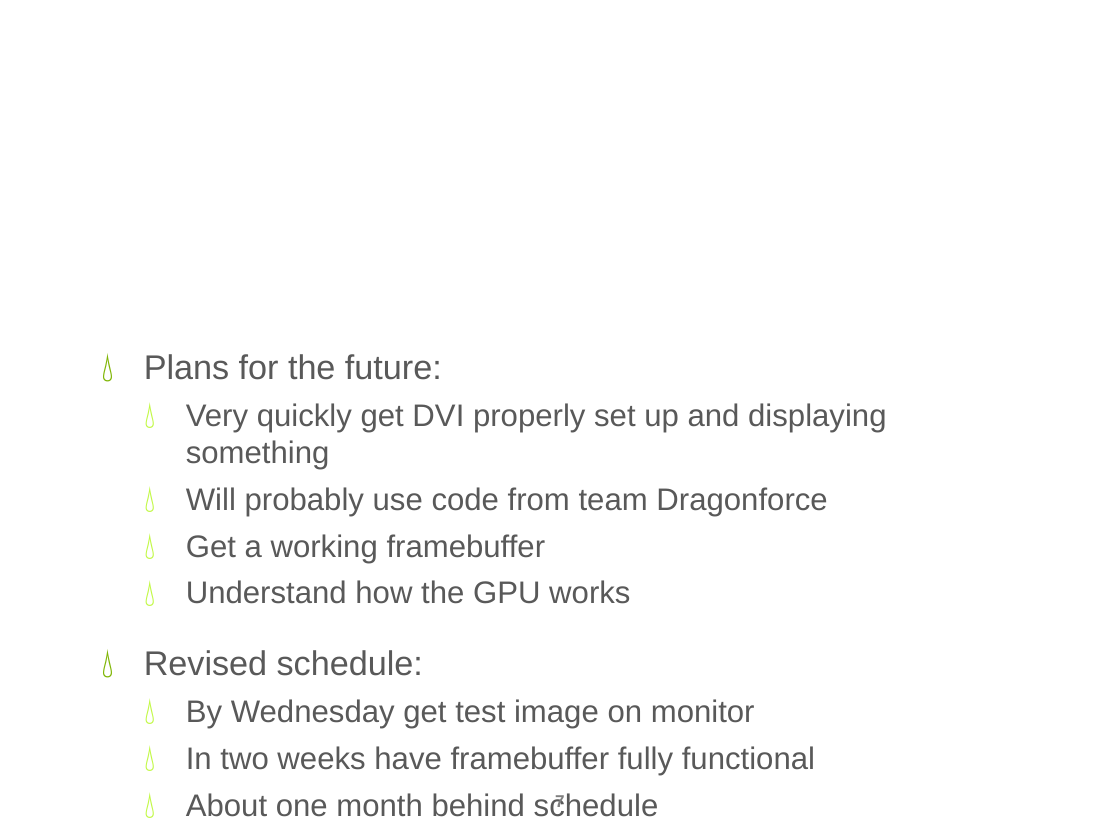
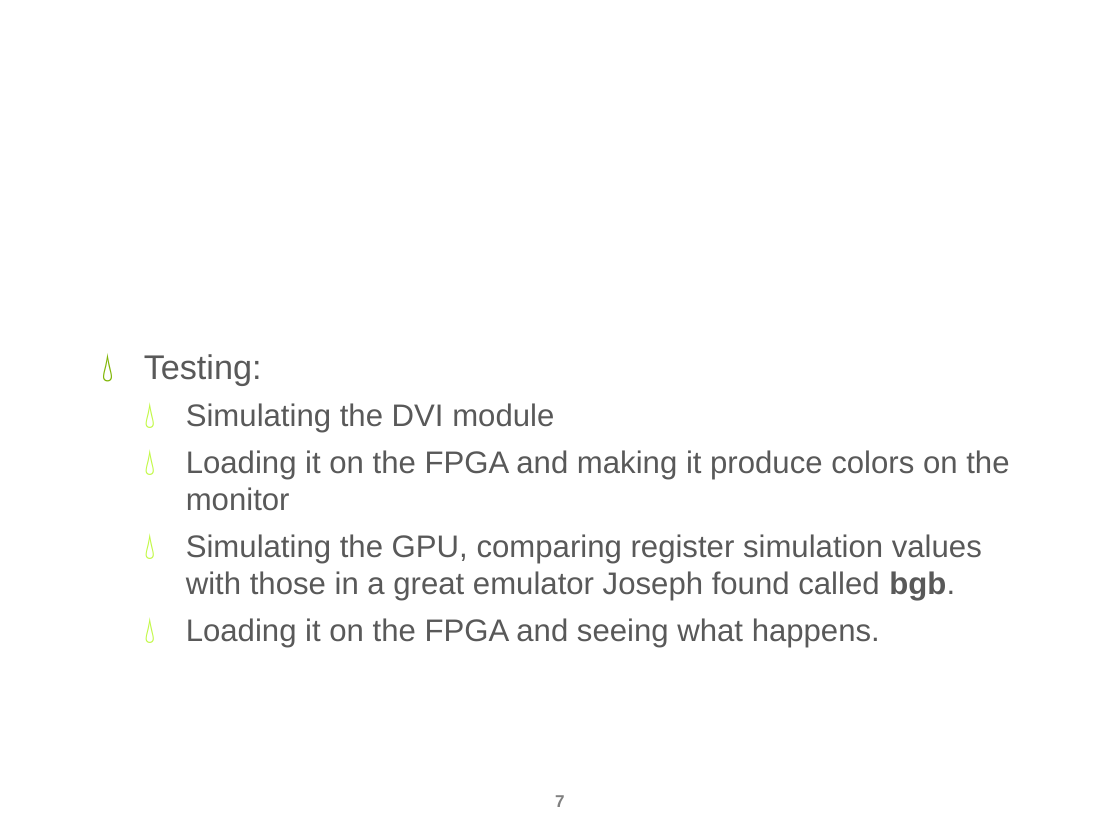
Before and after one commit to nightslide7/Gameboy, a slide deck: slide 7 of Meerkats_Presentation.pptx. Drawn at 1120x840 pixels with LibreOffice and Linux fonts; fonts in the diff are those of the drawing; background and template pictures are left out. Boxes give left, top, right and bottom in pixels: in the first picture for what was removed or moved away, otherwise in the second. Text is boxed around its words. In the diff, an @@ line names an element or a change of style, - is before the commit and + after.

Commit message:
Added changes for video portion of powerpoint.

```diff
--- a/Meerkats_Presentation.pptx
+++ b/Meerkats_Presentation.pptx
@@ text at (144,354,1009,647): text changed @@
-💧 Plans for the future:
-  💧 Very quickly get DVI properly set up and displaying something
-  💧 Will probably use code from team Dragonforce
-  💧 Get a working framebuffer
-  💧 Understand how the GPU works
-💧 Revised schedule:
-  💧 By Wednesday get test image on monitor
-  💧 In two weeks have framebuffer fully functional
-  💧 About one month behind schedule
+💧 Testing:
+  💧 Simulating the DVI module
+  💧 Loading it on the FPGA and making it produce colors on the monitor
+  💧 Simulating the GPU, comparing register simulation values with those in a great emulator Joseph found called bgb.
+  💧 Loading it on the FPGA and seeing what happens.
```
Also in this commit, not shown: 1 other slide changed.
